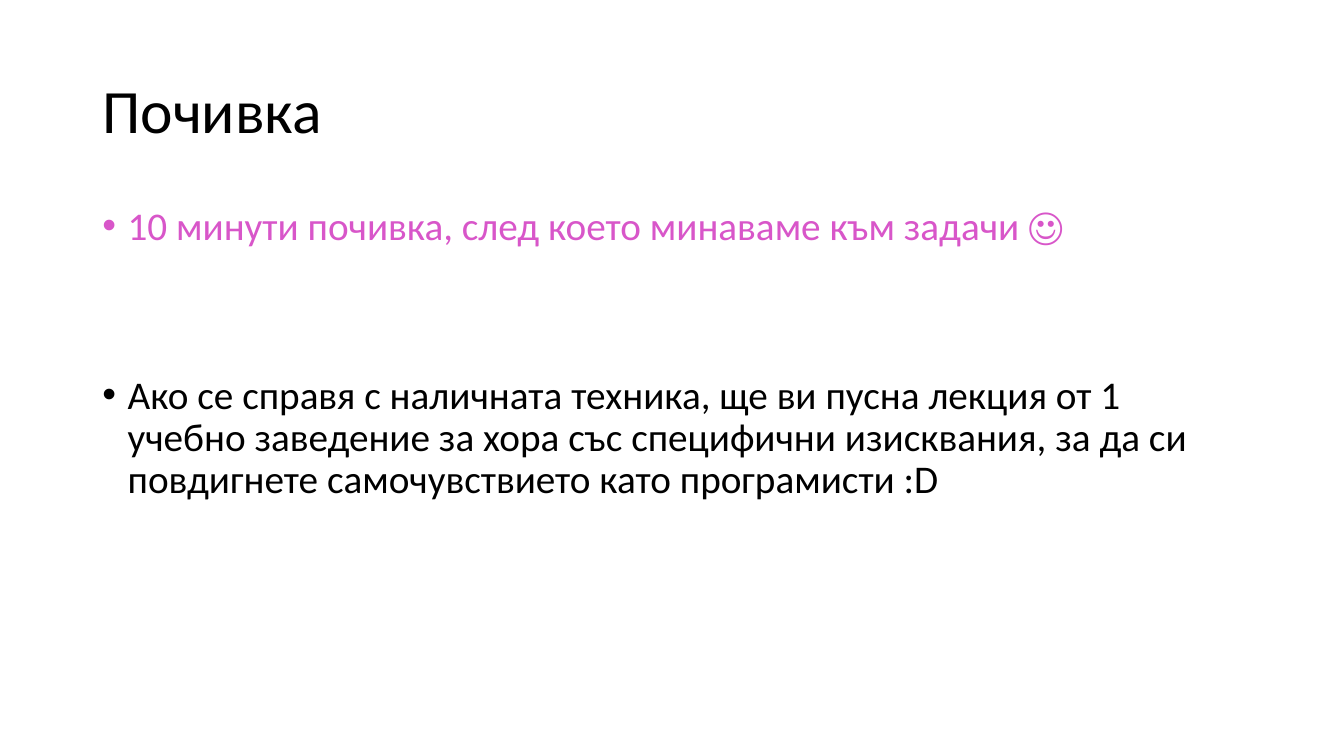
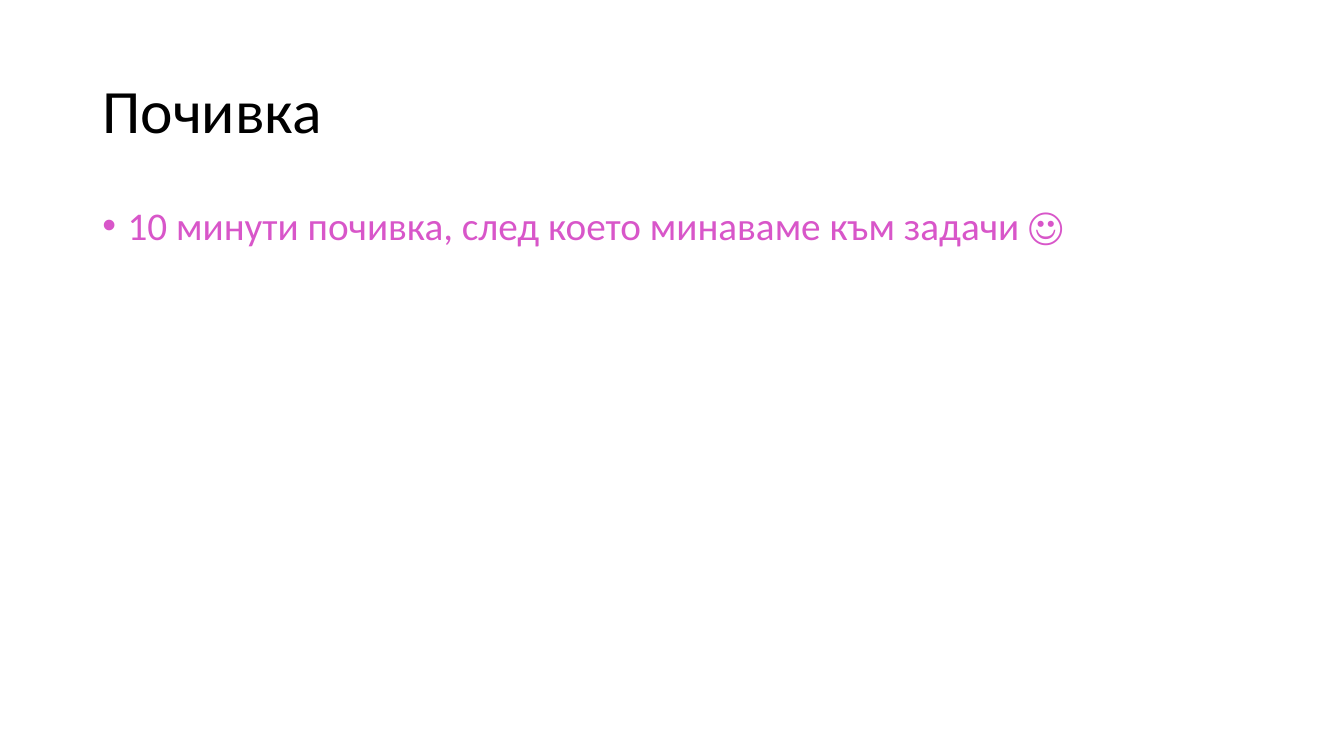
Before and after one commit to Mapmo/Uni-CPP, a slide deck: slide 108 of Introducing To Programming Materials/Consultation 3/Consultation3.pptx (slide 101 before the commit). Drawn at 1344x756 pixels with LibreOffice and Linux fonts; fonts in the diff are those of the drawing. Boxes give left, top, right and bottom in pixels: in the first picture for what was removed or moved away, otherwise in the second. Text is boxed around its words. In the diff, an @@ line names an element or a change of style, - is before the commit and + after.

```diff
--- a/Introducing To Programming Materials/Consultation 3/Consultation3.pptx
+++ b/Introducing To Programming Materials/Consultation 3/Consultation3.pptx
@@ text at [128,383,1187,500]: paragraph removed @@
-• Ако се справя с наличната техника, ще ви пусна лекция от 1 учебно заведение за хора със специфични изисквания, за да си повдигнете самочувствието като програмисти :D
```
Also in this commit, not shown: 5 other slides changed, 7 slides added.
